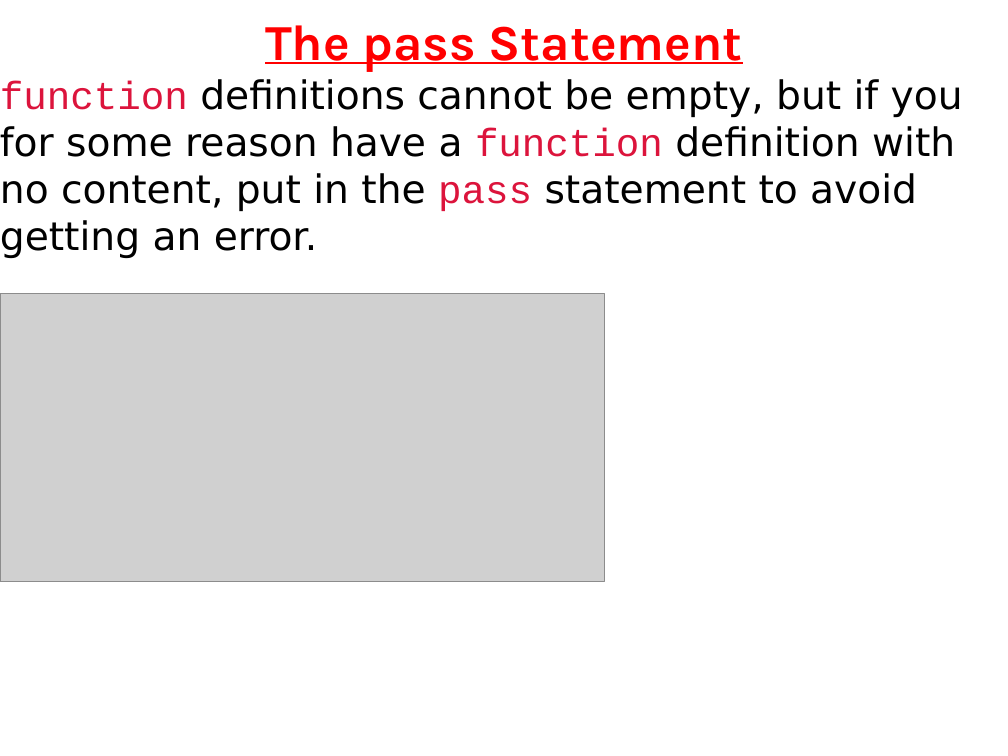
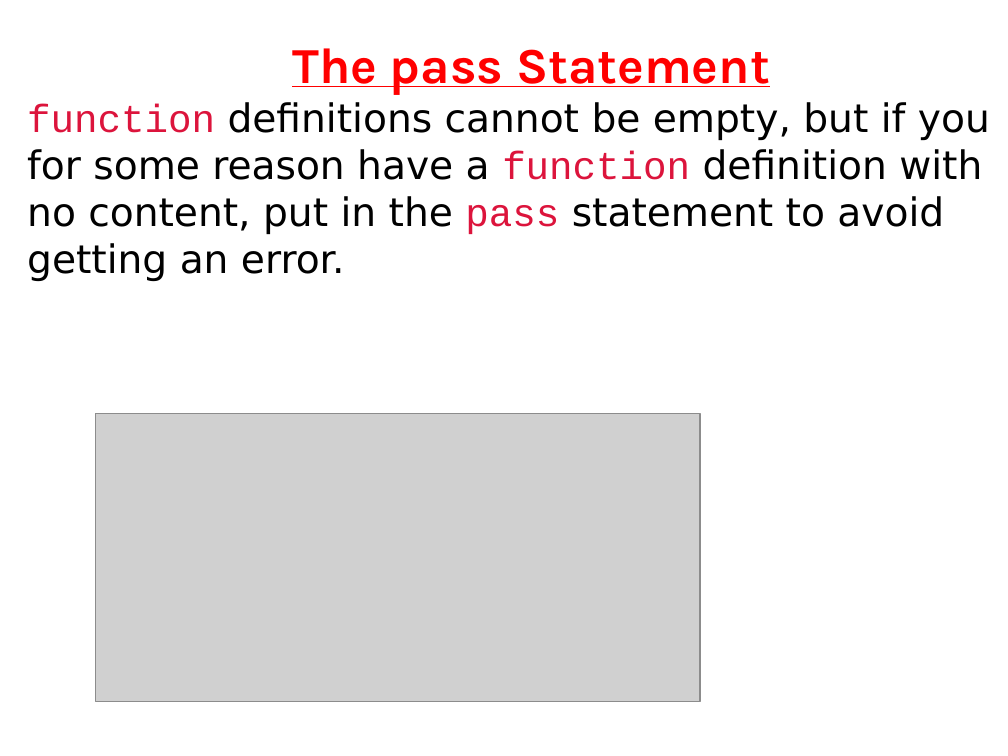
Before and after one commit to Praj-17/Python-Teaching-Slides, a slide deck: slide 6 of UNIT 4 FUNCTIONS.pptx (slide 9 before the commit). Drawn at 1008x756 pixels with LibreOffice and Linux fonts; fonts in the diff are those of the drawing; grey boxes stand for pictures. Boxes give left, top, right and bottom in pixels: in the first picture for what was removed or moved away, otherwise in the second. Text is boxed around its words. In the diff, an @@ line names an element or a change of style, - is before the commit and + after.

```diff
--- a/UNIT 4 FUNCTIONS.pptx
+++ b/UNIT 4 FUNCTIONS.pptx
@@ text "The pass Statement": place and size @@
-text "The pass Statement" at <box>0,25,963,258</box>
+text "The pass Statement" at <box>27,48,990,281</box>
@@ picture: place and size @@
-picture at <box>0,294,604,582</box>
+picture at <box>96,414,700,702</box>
```
Also in this commit, not shown: 1 other slide changed, 1 slide added, 10 slides removed, 10 other files.
